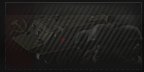
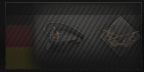
Two versions of the same layered image (144px x 72px). Layer-by-layer changes:
added layer "Badge FRG" above "Badge FRG Background" over [left=102, top=25, right=139, bottom=48]
added layer "Badge FRG Background" above "Badge Guards" over [left=99, top=15, right=142, bottom=58]
added layer "Officer FRG" above "Officer PRC" over [left=44, top=22, right=87, bottom=50]
hid "SOV Squad Lineup 2" over [left=73, top=24, right=143, bottom=66]
hid "BTR-50" (1st of 2) over [left=11, top=11, right=131, bottom=67]
hid "Hammer & Sickle" over [left=6, top=17, right=30, bottom=37]
added layer "Layer 23" (55%) above "Sov Flag" over [left=6, top=3, right=44, bottom=69]
hid "Sov Flag" over [left=6, top=3, right=41, bottom=69]
